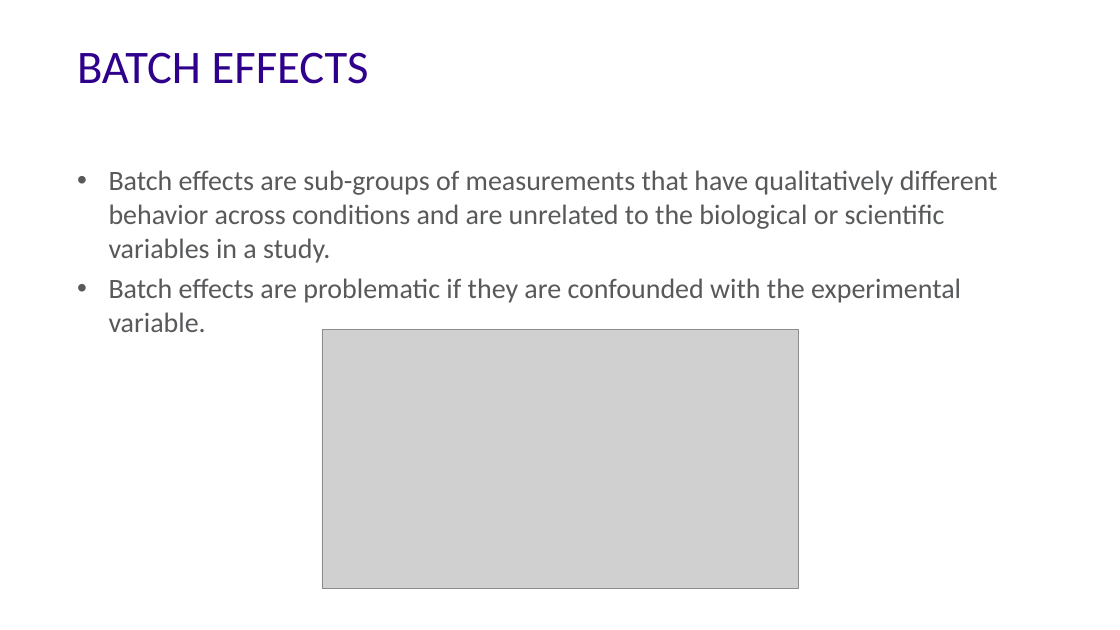
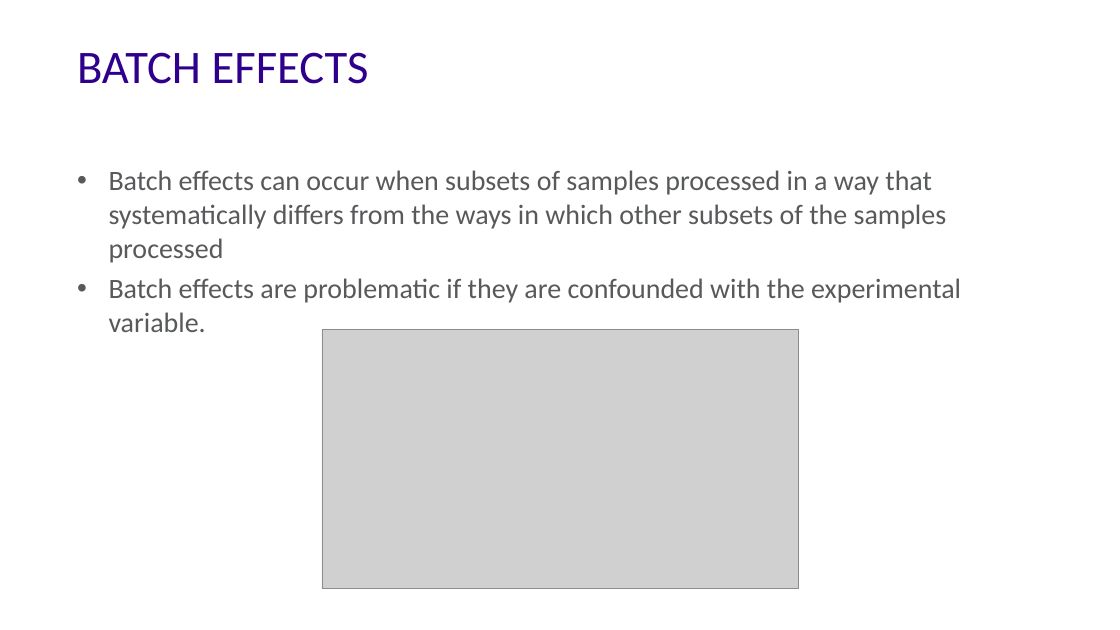
Before and after one commit to bioinformatics-core-shared-training/Bulk_RNAseq_Course_Base, a slide deck: slide 13 of additional_scripts_and_materials/07_Statistics_1.pptx. Drawn at 1120x630 pixels with LibreOffice and Linux fonts; fonts in the diff are those of the drawing; grey boxes stand for pictures. Boxes give left, top, right and bottom in pixels: in the first picture for what was removed or moved away, otherwise in the second. Text is boxed around its words. In the diff, an @@ line names an element or a change of style, - is before the commit and + after.

```diff
--- a/additional_scripts_and_materials/07_Statistics_1.pptx
+++ b/additional_scripts_and_materials/07_Statistics_1.pptx
@@ text at [109, 170, 947, 263]: text changed @@
-• Batch effects are sub-groups of measurements that have qualitatively different behavior across conditions and are unrelated to the biological or scientific variables in a study.
+• Batch effects can occur when subsets of samples processed in a way that systematically differs from the ways in which other subsets of the samples processed
```
Also in this commit, not shown: 14 other slides changed, 3 slides added, 2 slides removed, 3 other files.
